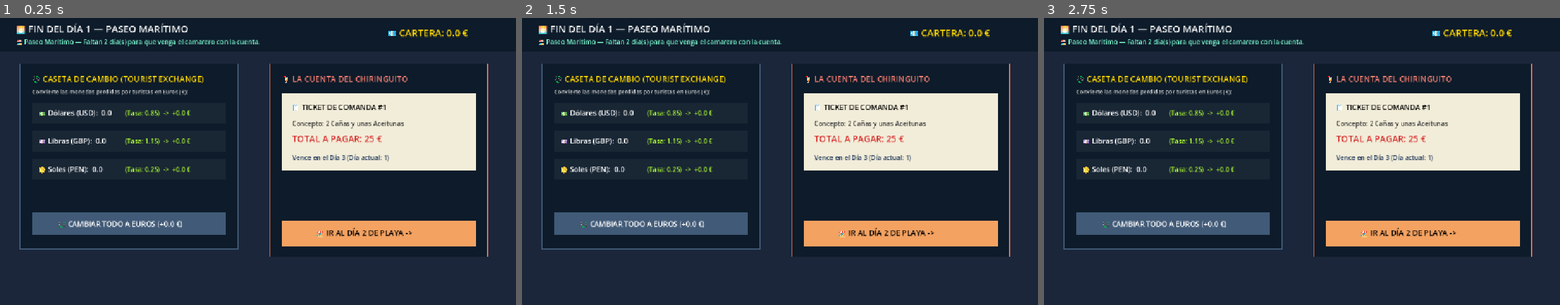
Above: before the commit, frames 1-3 (left to right).
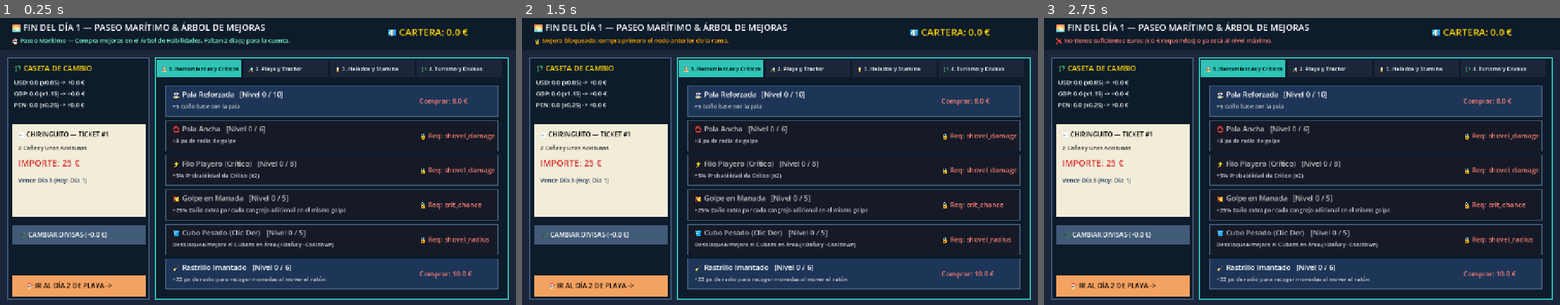
Above: after the commit, the same moments.

Repository: Suko-Dev20/chiringuito-must-be-paid
Game: Godot game, scene res://scenes/main/between_days.tscn
Same seed, same stepped clock (60 frames per second), same inputs: the game is played once before the commit and once after it. This scene is started directly instead of the project's main scene.
Inputs (mouse positions are in pixels of both pictures, inside the frame that each line leads up to):
- Up to frame 1 (0.25 s): no input
- Up to frame 2 (1.5 s): tap Enter at 0.5 s; move the mouse to (893, 147) at 0.52 s; click (893, 147) at 0.67 s; tap Space at 0.77, 1.25 s; move the mouse to (676, 175) at 1.27 s; click (676, 175) at 1.42 s
- Up to frame 3 (2.75 s): tap Space at 1.52 s; tap Enter at 2 s; move the mouse to (1353, 95) at 2.02 s; click (1353, 95) at 2.17 s

The runs differ from the first frame. In frame 1, 48% of the frame differs, in the area x 1-99%, y 1-99%; in frame 2, 48%; in frame 3, 48%.

Commit message:
feat(issue-2): add 4-branch interactive skill tree and critical/rocket synergies

Diff:
--- a/scripts/autoload/game_state.gd
+++ b/scripts/autoload/game_state.gd
@@ -54,6 +54,60 @@
 	"tourist_currencies": 0,
 	"exchange_rate_boost": 0
 }
+
+# Catálogo de mejoras del Árbol de Habilidades (4 Ramas + Subrama Críticos)
+var upgrade_catalog: Array[Dictionary] = [
+	# Rama 1: Herramientas y Críticos (branch = 0)
+	{"id": "shovel_damage", "branch": 0, "title": "🏖️ Pala Reforzada", "desc": "+5 Daño base con la pala", "base_cost": 8.0, "cost_mult": 1.5, "max_lvl": 10, "req": ""},
+	{"id": "shovel_radius", "branch": 0, "title": "⭕ Pala Ancha", "desc": "+8 px de radio de golpe", "base_cost": 12.0, "cost_mult": 1.6, "max_lvl": 6, "req": "shovel_damage"},
+	{"id": "crit_chance", "branch": 0, "title": "⚡ Filo Playero (Crítico)", "desc": "+5% Probabilidad de Crítico (x2)", "base_cost": 15.0, "cost_mult": 1.6, "max_lvl": 8, "req": "shovel_damage"},
+	{"id": "multi_hit_bonus", "branch": 0, "title": "💥 Golpe en Manada", "desc": "+25% Daño extra por cada cangrejo adicional en el mismo golpe", "base_cost": 22.0, "cost_mult": 1.7, "max_lvl": 5, "req": "crit_chance"},
+	{"id": "unlock_bucket", "branch": 0, "title": "🪣 Cubo Pesado (Clic Der)", "desc": "Desbloquea/mejora el Cubazo en área (+Daño y -Cooldown)", "base_cost": 18.0, "cost_mult": 1.7, "max_lvl": 5, "req": "shovel_radius"},
+	{"id": "rake_magnet", "branch": 0, "title": "🧹 Rastrillo Imantado", "desc": "+22 px de radio para recoger monedas al mover el ratón", "base_cost": 10.0, "cost_mult": 1.5, "max_lvl": 6, "req": ""},
+
+	# Rama 2: Playa y Tractor (branch = 1)
+	{"id": "crab_spawn_rate", "branch": 1, "title": "🦀 Cebo Playero", "desc": "Aparecen más cangrejos y más rápido en la orilla", "base_cost": 10.0, "cost_mult": 1.5, "max_lvl": 8, "req": ""},
+	{"id": "unlock_tractor", "branch": 1, "title": "🚜 Tractor Limpia-Playas", "desc": "Desbloquea el Tractor [ESPACIO] y aumenta su velocidad", "base_cost": 25.0, "cost_mult": 1.8, "max_lvl": 5, "req": "crab_spawn_rate"},
+	{"id": "tractor_cooldown", "branch": 1, "title": "⛽ Motor Turbo Tractor", "desc": "-1.8s al tiempo de recarga del Tractor", "base_cost": 30.0, "cost_mult": 1.7, "max_lvl": 5, "req": "unlock_tractor"},
+
+	# Rama 3: Kiosco de Helados y Resistencia (branch = 2)
+	{"id": "max_stamina", "branch": 2, "title": "⛱️ Sombrilla y Crema", "desc": "+25 Stamina máxima para aguantar más al sol", "base_cost": 10.0, "cost_mult": 1.45, "max_lvl": 10, "req": ""},
+	{"id": "ice_cream_foot", "branch": 2, "title": "🦶 Helado: Pie Helado", "desc": "+12% prob. por suerte de recuperar +6 Stamina al atrapar bicho", "base_cost": 16.0, "cost_mult": 1.65, "max_lvl": 5, "req": "max_stamina"},
+	{"id": "ice_cream_rocket", "branch": 2, "title": "🚀 Helado: Cohete Tricolor", "desc": "+10% prob. por suerte de que un golpe lance una onda expansiva", "base_cost": 24.0, "cost_mult": 1.75, "max_lvl": 5, "req": "ice_cream_foot"},
+
+	# Rama 4: Turismo y Divisas (branch = 3)
+	{"id": "tourist_currencies", "branch": 3, "title": "✈️ Playa Internacional", "desc": "Los cangrejos sueltan más monedas por captura y divisas valiosas", "base_cost": 14.0, "cost_mult": 1.6, "max_lvl": 6, "req": ""},
+	{"id": "exchange_rate_boost", "branch": 3, "title": "💱 Caseta Sin Comisiones", "desc": "+15% al valor en Euros (€) al cambiar USD, GBP y PEN", "base_cost": 20.0, "cost_mult": 1.65, "max_lvl": 6, "req": "tourist_currencies"}
+]
+
+func get_upgrade_cost(id: String) -> float:
+	for item in upgrade_catalog:
+		if item["id"] == id:
+			var lvl: int = upgrades.get(id, 0)
+			return snappedf(item["base_cost"] * pow(item["cost_mult"], lvl), 0.5)
+	return 9999.0
+
+func is_upgrade_unlocked(id: String) -> bool:
+	for item in upgrade_catalog:
+		if item["id"] == id:
+			var req: String = item["req"]
+			return req == "" or upgrades.get(req, 0) > 0
+	return false
+
+func buy_upgrade(id: String) -> bool:
+	for item in upgrade_catalog:
+		if item["id"] == id:
+			var lvl: int = upgrades.get(id, 0)
+			if lvl >= item["max_lvl"] or not is_upgrade_unlocked(id):
+				return false
+			var cost: float = get_upgrade_cost(id)
+			if currencies["EUR"] < cost:
+				return false
+			currencies["EUR"] = snappedf(currencies["EUR"] - cost, 0.1)
+			upgrades[id] = lvl + 1
+			currencies_updated.emit()
+			return true
+	return false
 
 # --- Estadísticas Calculadas Dinámicamente ---
 
--- a/scripts/beach_round.gd
+++ b/scripts/beach_round.gd
@@ -74,17 +74,25 @@
 	if bucket_cooldown > 0.0:
 		_spawn_text(pos, "¡Cubo recargando!", Color.ORANGE)
 		return
-	bucket_cooldown = bucket_max_cooldown
-	var radius: float = GameState.get_shovel_radius() * 2.1
-	_perform_strike(pos, radius, GameState.get_shovel_damage() * 1.8, 9.0, "¡CUBAZO!")
+	bucket_cooldown = maxf(0.8, bucket_max_cooldown - (GameState.upgrades["unlock_bucket"] * 0.4))
+	var radius: float = GameState.get_shovel_radius() * (1.9 + GameState.upgrades["unlock_bucket"] * 0.15)
+	var dmg_mult: float = 1.6 + (GameState.upgrades["unlock_bucket"] * 0.35)
+	_perform_strike(pos, radius, GameState.get_shovel_damage() * dmg_mult, 9.0, "¡CUBAZO!")
 
 func _perform_strike(pos: Vector2, radius: float, base_dmg: float, stamina_cost: float, _label: String) -> void:
 	current_stamina = maxf(0.0, current_stamina - stamina_cost)
+
+	# Pasivo por Suerte: "Cohete Tricolor" (onda expansiva gratis con +60% de radio)
+	var actual_radius: float = radius
+	var rocket_proc: bool = randf() < (GameState.upgrades["ice_cream_rocket"] * 0.10)
+	if rocket_proc:
+		actual_radius *= 1.6
+		_spawn_text(pos + Vector2(0, -55), "🚀 ¡COHETE TRICOLOR! Onda Expansiva", Color.DEEP_PINK)
 
 	# Buscar cuántos cangrejos hay dentro del golpe (para la subrama de Multigolpe)
 	var hit_indices: Array[int] = []
 	for i in range(crabs.size()):
-		if crabs[i]["pos"].distance_to(pos) <= radius + crabs[i]["radius"]:
+		if crabs[i]["pos"].distance_to(pos) <= actual_radius + crabs[i]["radius"]:
 			hit_indices.append(i)
 
 	var multi_mult: float = GameState.get_multi_hit_multiplier(hit_indices.size())
@@ -112,15 +120,17 @@
 		_spawn_text(Vector2(640, 320), "¡AGOTADO POR EL SOL! Fin del Día", Color.ORANGE_RED)
 
 func _on_crab_caught(crab: Dictionary) -> void:
-	# Soltar monedas de turistas en la arena
-	var drops: int = randi_range(2, 4)
+	# Soltar monedas de turistas en la arena (mejorable con "Playa Internacional")
+	var extra_drops: int = GameState.upgrades["tourist_currencies"]
+	var drops: int = randi_range(2, 4) + int(extra_drops / 2.0)
+	var val_boost: float = 1.0 + (extra_drops * 0.25)
 	for i in range(drops):
 		var currency_options: Array[String] = ["EUR", "USD", "GBP", "PEN"]
 		var chosen_code: String = currency_options.pick_random()
 		coins.append({
 			"pos": crab["pos"] + Vector2(randf_range(-35, 35), randf_range(-25, 25)),
 			"code": chosen_code,
-			"value": randf_range(1.0, 3.0)
+			"value": randf_range(1.0, 3.0) * val_boost
 		})
 
 	# Pasivo de Helado por Suerte ("Pie Helado")
@@ -148,7 +158,7 @@
 		return
 	tractor_active = true
 	tractor_x = -120.0
-	tractor_cooldown = tractor_max_cooldown
+	tractor_cooldown = maxf(3.0, tractor_max_cooldown - (GameState.upgrades["tractor_cooldown"] * 1.8))
 	_spawn_text(Vector2(640, 260), "🚜 ¡TRACTOR LIMPIA-PLAYAS EN MARCHA!", Color.GOLD)
 
 func _update_tractor(delta: float) -> void:
--- a/scripts/between_days.gd
+++ b/scripts/between_days.gd
@@ -1,33 +1,57 @@
 extends Node2D
 ## Escena Entre Rondas ("El Paseo Marítimo"):
 ## 1. Caseta de Cambio de Divisas (USD, GBP, PEN -> EUR)
-## 2. El Ticket del Chiringuito (Cobro obligatorio cada 3 días o Fin de Veraneo)
-## 3. Botón para avanzar al siguiente Día de Playa
+## 2. Árbol de Habilidades Interactivo (4 Ramas + Subrama Críticos)
+## 3. El Ticket del Chiringuito (Cobro obligatorio cada 3 días o Fin de Veraneo)
 
 var bill_paid_today: bool = false
 var bankruptcy_state: bool = false
 var status_message: String = ""
 var status_color: Color = Color.GOLD
 
-# Áreas clicables (botones dibujados por código para mantener estilo limpio sin dependencias)
-var btn_exchange_rect := Rect2(80, 490, 480, 56)
-var btn_pay_bill_rect := Rect2(700, 420, 480, 56)
-var btn_next_day_rect := Rect2(700, 510, 480, 64)
+var selected_branch: int = 0
+var branch_titles: Array[String] = [
+	"🏖️ 1. Herramientas y Críticos",
+	"🚜 2. Playa y Tractor",
+	"🍦 3. Helados y Stamina",
+	"💱 4. Turismo y Divisas"
+]
+
+# Áreas clicables dinámicas
+var btn_exchange_rect := Rect2(30, 520, 330, 50)
+var btn_pay_bill_rect := Rect2(30, 585, 330, 50)
+var btn_next_day_rect := Rect2(30, 645, 330, 54)
+var tab_rects: Array[Rect2] = []
+var upgrade_card_rects: Array[Dictionary] = []
 
 func _ready() -> void:
 	bill_paid_today = not GameState.is_bill_due_today()
 	bankruptcy_state = false
+	for i in range(4):
+		tab_rects.append(Rect2(390 + i * 215, 110, 208, 44))
 	if GameState.is_bill_due_today():
-		status_message = "⚠️ ¡HOY VENCE EL TICKET DEL CHIRINGUITO! Cambia tus divisas y paga la cuenta."
+		status_message = "⚠️ ¡HOY VENCE EL TICKET DEL CHIRINGUITO! Cambia divisas y paga la cuenta antes de ir al siguiente día."
 		status_color = Color.ORANGE_RED
 	else:
 		var days_left: int = GameState.days_per_bill - (GameState.current_day % GameState.days_per_bill)
-		status_message = "🏖️ Paseo Marítimo — Faltan %d día(s) para que venga el camarero con la cuenta." % days_left
+		status_message = "🏖️ Paseo Marítimo — Compra mejoras en el Árbol de Habilidades. Faltan %d día(s) para la cuenta." % days_left
 		status_color = Color.AQUAMARINE
 
 func _unhandled_input(event: InputEvent) -> void:
 	if event is InputEventMouseButton and event.pressed and event.button_index == MOUSE_BUTTON_LEFT:
 		var mpos: Vector2 = event.position
+		# 1. Pestañas de las 4 ramas del árbol
+		for i in range(tab_rects.size()):
+			if tab_rects[i].has_point(mpos):
+				selected_branch = i
+				queue_redraw()
+				return
+		# 2. Nodos de mejora de la rama activa
+		for card in upgrade_card_rects:
+			if card["rect"].has_point(mpos):
+				_on_upgrade_clicked(card["id"])
+				return
+		# 3. Botones de Caseta de Cambio y Chiringuito
 		if btn_exchange_rect.has_point(mpos):
 			_on_exchange_pressed()
 		elif btn_pay_bill_rect.has_point(mpos) and GameState.is_bill_due_today() and not bill_paid_today:
@@ -35,6 +59,21 @@
 		elif btn_next_day_rect.has_point(mpos):
 			_on_next_action_pressed()
 
+func _on_upgrade_clicked(id: String) -> void:
+	if not GameState.is_upgrade_unlocked(id):
+		status_message = "🔒 Mejora bloqueada: compra primero el nodo anterior de la rama."
+		status_color = Color.ORANGE
+		queue_redraw()
+		return
+	var cost: float = GameState.get_upgrade_cost(id)
+	if GameState.buy_upgrade(id):
+		status_message = "✨ ¡Mejora comprada por %.1f €! Tus estadísticas han subido." % cost
+		status_color = Color.LIME_GREEN
+	else:
+		status_message = "❌ No tienes suficientes Euros (%.1f € requeridos) o ya está al nivel máximo." % cost
+		status_color = Color.SALMON
+	queue_redraw()
+
 func _on_exchange_pressed() -> void:
 	var pending: float = GameState.get_pending_foreign_eur_value()
 	if pending <= 0.0:
@@ -47,10 +86,9 @@
 	queue_redraw()
 
 func _on_pay_bill_pressed() -> void:
-	# Si aún tiene divisas sin cambiar y no le llega en EUR, avisar
 	var bill: Dictionary = GameState.get_current_bill()
 	if GameState.currencies["EUR"] < bill["amount"] and GameState.get_pending_foreign_eur_value() > 0.0:
-		status_message = "💡 ¡Cambia primero tus divisas extranjeras a Euros en el panel izquierdo!"
+		status_message = "💡 ¡Cambia primero tus divisas extranjeras a Euros en la Caseta!"
 		status_color = Color.GOLD
 		queue_redraw()
 		return
@@ -72,7 +110,7 @@
 		return
 
 	if not bill_paid_today:
-		status_message = "⚠️ ¡No puedes irte a dormir sin pagar el Ticket del Chiringuito de hoy!"
+		status_message = "⚠️ ¡No puedes ir al siguiente día sin pagar el Ticket del Chiringuito de hoy!"
 		status_color = Color.ORANGE_RED
 		queue_redraw()
 		return
@@ -82,67 +120,95 @@
 
 func _draw() -> void:
 	var font: Font = ThemeDB.fallback_font
-	# Fondo nocturno/atardecer del Paseo Marítimo
+	upgrade_card_rects.clear()
+
+	# Fondo general del Paseo Marítimo
 	draw_rect(Rect2(0, 0, 1280, 720), Color("#1b263b"))
-	draw_rect(Rect2(0, 0, 1280, 90), Color("#0d1b2a"))
+	draw_rect(Rect2(0, 0, 1280, 88), Color("#0d1b2a"))
 
 	# Cabecera
-	draw_string(font, Vector2(40, 42), "🌅 FIN DEL DÍA %d — PASEO MARÍTIMO" % GameState.current_day, HORIZONTAL_ALIGNMENT_LEFT, -1, 24, Color.WHITE)
-	draw_string(font, Vector2(40, 72), status_message, HORIZONTAL_ALIGNMENT_LEFT, -1, 16, status_color)
-	draw_string(font, Vector2(960, 52), "💶 CARTERA: %.1f €" % GameState.currencies["EUR"], HORIZONTAL_ALIGNMENT_LEFT, -1, 24, Color.GOLD)
-
-	# --- PANEL IZQUIERDO: CASETA DE CAMBIO ---
-	draw_rect(Rect2(50, 120, 540, 460), Color("#0d1b2a"))
-	draw_rect(Rect2(50, 120, 540, 460), Color("#415a77"), false, 2.0)
-	draw_string(font, Vector2(80, 165), "💱 CASETA DE CAMBIO (TOURIST EXCHANGE)", HORIZONTAL_ALIGNMENT_LEFT, -1, 20, Color.GOLD)
-	draw_string(font, Vector2(80, 195), "Convierte las monedas perdidas por turistas en Euros (€):", HORIZONTAL_ALIGNMENT_LEFT, -1, 14, Color.LIGHT_GRAY)
-
-	var y_offset: float = 245.0
-	var rows: Array[Dictionary] = [
-		{"code": "USD", "label": "💵 Dólares (USD)"},
-		{"code": "GBP", "label": "💷 Libras (GBP)"},
-		{"code": "PEN", "label": "🪙 Soles (PEN)"}
-	]
-	for r in rows:
-		var code: String = r["code"]
-		var amount: float = GameState.currencies.get(code, 0.0)
+	draw_string(font, Vector2(30, 38), "🌅 FIN DEL DÍA %d — PASEO MARÍTIMO & ÁRBOL DE MEJORAS" % GameState.current_day, HORIZONTAL_ALIGNMENT_LEFT, -1, 22, Color.WHITE)
+	draw_string(font, Vector2(30, 68), status_message, HORIZONTAL_ALIGNMENT_LEFT, -1, 15, status_color)
+	draw_string(font, Vector2(960, 50), "💶 CARTERA: %.1f €" % GameState.currencies["EUR"], HORIZONTAL_ALIGNMENT_LEFT, -1, 24, Color.GOLD)
+
+	# --- COLUMNA IZQUIERDA: CASETA DE CAMBIO + CHIRINGUITO ---
+	draw_rect(Rect2(20, 105, 350, 600), Color("#0d1b2a"))
+	draw_rect(Rect2(20, 105, 350, 600), Color("#415a77"), false, 2.0)
+
+	draw_string(font, Vector2(35, 138), "💱 CASETA DE CAMBIO", HORIZONTAL_ALIGNMENT_LEFT, -1, 18, Color.GOLD)
+	var y_ex: float = 172.0
+	for code in ["USD", "GBP", "PEN"]:
+		var amt: float = GameState.currencies.get(code, 0.0)
 		var rate: float = GameState.get_effective_exchange_rate(code)
-		var eur_val: float = amount * rate
-		draw_rect(Rect2(80, y_offset - 28, 480, 52), Color(1, 1, 1, 0.05))
-		draw_string(font, Vector2(95, y_offset + 4), "%s:  %.1f" % [r["label"], amount], HORIZONTAL_ALIGNMENT_LEFT, -1, 18, Color.WHITE)
-		draw_string(font, Vector2(310, y_offset + 4), "(Tasa: %.2f)  ->  +%.1f €" % [rate, eur_val], HORIZONTAL_ALIGNMENT_LEFT, -1, 16, Color.GREEN_YELLOW)
-		y_offset += 70.0
-
-	# Botón Cambiar Todo
+		draw_string(font, Vector2(35, y_ex), "%s: %.1f (x%.2f) -> +%.1f €" % [code, amt, rate, amt * rate], HORIZONTAL_ALIGNMENT_LEFT, -1, 15, Color.WHITE)
+		y_ex += 28.0
+
+	# Ticket del Chiringuito compacto a la izquierda
+	var bill: Dictionary = GameState.get_current_bill()
+	draw_rect(Rect2(30, 270, 330, 230), Color(0.95, 0.93, 0.85))
+	draw_string(font, Vector2(45, 302), "🧾 CHIRINGUITO — TICKET #%d" % (GameState.current_bill_index + 1), HORIZONTAL_ALIGNMENT_LEFT, -1, 16, Color.BLACK)
+	draw_string(font, Vector2(45, 335), bill["title"], HORIZONTAL_ALIGNMENT_LEFT, -1, 14, Color("#333333"))
+	draw_string(font, Vector2(45, 375), "IMPORTE: %.0f €" % bill["amount"], HORIZONTAL_ALIGNMENT_LEFT, -1, 22, Color("#d62828"))
+	var due_str: String = "¡VENCE HOY MISMO!" if GameState.is_bill_due_today() else "Vence Día %d (Hoy: Día %d)" % [((GameState.current_bill_index + 1) * GameState.days_per_bill), GameState.current_day]
+	draw_string(font, Vector2(45, 415), due_str, HORIZONTAL_ALIGNMENT_LEFT, -1, 15, Color("#d62828") if GameState.is_bill_due_today() else Color("#1d3557"))
+
+	# Botones Izquierda
 	var pending_eur: float = GameState.get_pending_foreign_eur_value()
-	var ex_col: Color = Color("#2a9d8f") if pending_eur > 0.0 else Color("#415a77")
-	draw_rect(btn_exchange_rect, ex_col)
-	draw_string(font, btn_exchange_rect.position + Vector2(65, 35), "💱 CAMBIAR TODO A EUROS (+%.1f €)" % pending_eur, HORIZONTAL_ALIGNMENT_LEFT, -1, 18, Color.WHITE)
-
-	# --- PANEL DERECHO: EL CHIRINGUITO ---
-	draw_rect(Rect2(670, 120, 540, 480), Color("#0d1b2a"))
-	draw_rect(Rect2(670, 120, 540, 480), Color("#e76f51"), false, 2.0)
-	draw_string(font, Vector2(700, 165), "🍹 LA CUENTA DEL CHIRINGUITO", HORIZONTAL_ALIGNMENT_LEFT, -1, 20, Color.SALMON)
-
-	var bill: Dictionary = GameState.get_current_bill()
-	draw_rect(Rect2(700, 195, 480, 190), Color(0.95, 0.93, 0.85))
-	draw_string(font, Vector2(725, 235), "🧾 TICKET DE COMANDA #%d" % (GameState.current_bill_index + 1), HORIZONTAL_ALIGNMENT_LEFT, -1, 18, Color.BLACK)
-	draw_string(font, Vector2(725, 275), "Concepto: %s" % bill["title"], HORIZONTAL_ALIGNMENT_LEFT, -1, 16, Color("#333333"))
-	draw_string(font, Vector2(725, 315), "TOTAL A PAGAR: %.0f €" % bill["amount"], HORIZONTAL_ALIGNMENT_LEFT, -1, 22, Color("#d62828"))
-
-	var due_text: String = "¡VENCE HOY MISMO!" if GameState.is_bill_due_today() else "Vence en el Día %d (Día actual: %d)" % [((GameState.current_bill_index + 1) * GameState.days_per_bill), GameState.current_day]
-	draw_string(font, Vector2(725, 360), due_text, HORIZONTAL_ALIGNMENT_LEFT, -1, 16, Color("#d62828") if GameState.is_bill_due_today() else Color("#1d3557"))
-
-	# Botón de Pagar Factura (solo activo cuando toca pagar)
+	draw_rect(btn_exchange_rect, Color("#2a9d8f") if pending_eur > 0.0 else Color("#415a77"))
+	draw_string(font, btn_exchange_rect.position + Vector2(20, 31), "💱 CAMBIAR DIVISAS (+%.1f €)" % pending_eur, HORIZONTAL_ALIGNMENT_LEFT, -1, 16, Color.WHITE)
+
 	if GameState.is_bill_due_today() and not bill_paid_today:
 		var can_afford: bool = GameState.currencies["EUR"] >= bill["amount"]
-		var pay_btn_col: Color = Color("#e63946") if not can_afford else Color("#2b9348")
-		draw_rect(btn_pay_bill_rect, pay_btn_col)
-		var pay_label: String = "🧾 PAGAR CUENTA (%.0f €)" % bill["amount"] if can_afford else "❌ NO ALCANZA (Declarar Fin de Veraneo)"
-		draw_string(font, btn_pay_bill_rect.position + Vector2(55, 35), pay_label, HORIZONTAL_ALIGNMENT_LEFT, -1, 18, Color.WHITE)
-
-	# Botón Siguiente Día / Reiniciar Run
+		draw_rect(btn_pay_bill_rect, Color("#2b9348") if can_afford else Color("#e63946"))
+		var pay_txt: String = "🧾 PAGAR CUENTA (%.0f €)" % bill["amount"] if can_afford else "❌ NO ALCANZA (Fin de Run)"
+		draw_string(font, btn_pay_bill_rect.position + Vector2(25, 31), pay_txt, HORIZONTAL_ALIGNMENT_LEFT, -1, 16, Color.WHITE)
+
 	var next_col: Color = Color("#e76f51") if bankruptcy_state else (Color("#f4a261") if bill_paid_today else Color("#415a77"))
 	draw_rect(btn_next_day_rect, next_col)
-	var next_label: String = "🔄 EMPEZAR NUEVO VERANEO (Día 1)" if bankruptcy_state else "🏖️ IR AL DÍA %d DE PLAYA ->" % (GameState.current_day + 1)
-	draw_string(font, btn_next_day_rect.position + Vector2(85, 38), next_label, HORIZONTAL_ALIGNMENT_LEFT, -1, 19, Color.BLACK if bill_paid_today else Color.WHITE)
+	var next_txt: String = "🔄 NUEVO VERANEO (Día 1)" if bankruptcy_state else "🏖️ IR AL DÍA %d DE PLAYA ->" % (GameState.current_day + 1)
+	draw_string(font, btn_next_day_rect.position + Vector2(35, 33), next_txt, HORIZONTAL_ALIGNMENT_LEFT, -1, 17, Color.BLACK if bill_paid_today else Color.WHITE)
+
+	# --- PANEL DERECHO: ÁRBOL DE HABILIDADES (4 RAMAS) ---
+	draw_rect(Rect2(385, 105, 875, 600), Color("#0d1b2a"))
+	draw_rect(Rect2(385, 105, 875, 600), Color("#2ec4b6"), false, 2.0)
+
+	# Pestañas de las 4 ramas
+	for i in range(4):
+		var trect: Rect2 = tab_rects[i]
+		var is_sel: bool = (i == selected_branch)
+		draw_rect(trect, Color("#2ec4b6") if is_sel else Color("#1b263b"))
+		draw_string(font, trect.position + Vector2(10, 28), branch_titles[i], HORIZONTAL_ALIGNMENT_LEFT, -1, 14, Color.BLACK if is_sel else Color.WHITE)
+
+	# Nodos de la rama seleccionada
+	var card_y: float = 175.0
+	for item in GameState.upgrade_catalog:
+		if item["branch"] != selected_branch:
+			continue
+		var id: String = item["id"]
+		var lvl: int = GameState.upgrades.get(id, 0)
+		var max_lvl: int = item["max_lvl"]
+		var unlocked: bool = GameState.is_upgrade_unlocked(id)
+		var cost: float = GameState.get_upgrade_cost(id)
+		var can_buy: bool = unlocked and lvl < max_lvl and GameState.currencies["EUR"] >= cost
+
+		var crect := Rect2(410, card_y, 825, 76)
+		upgrade_card_rects.append({"id": id, "rect": crect})
+
+		var bg_col: Color = Color("#1d3557") if unlocked else Color(0.1, 0.1, 0.15, 0.7)
+		if lvl >= max_lvl:
+			bg_col = Color("#2b9348")
+		elif can_buy:
+			bg_col = Color("#264653")
+
+		draw_rect(crect, bg_col)
+		draw_rect(crect, Color.GOLD if can_buy else Color("#415a77"), false, 2.0)
+
+		var title_str: String = "%s   [Nivel %d / %d]" % [item["title"], lvl, max_lvl]
+		draw_string(font, crect.position + Vector2(18, 28), title_str, HORIZONTAL_ALIGNMENT_LEFT, -1, 18, Color.WHITE if unlocked else Color.GRAY)
+		draw_string(font, crect.position + Vector2(18, 56), item["desc"], HORIZONTAL_ALIGNMENT_LEFT, -1, 14, Color.LIGHT_GRAY)
+
+		var price_str: String = "✅ MÁXIMO" if lvl >= max_lvl else ("🔒 Req: %s" % item["req"] if not unlocked else "Comprar: %.1f €" % cost)
+		var price_col: Color = Color.LIME_GREEN if lvl >= max_lvl else (Color.GOLD if can_buy else Color.SALMON)
+		draw_string(font, crect.position + Vector2(630, 44), price_str, HORIZONTAL_ALIGNMENT_LEFT, -1, 17, price_col)
+
+		card_y += 86.0
Not shown: 1 places in scenes/main/between_days.tscn that only renumber resources
Not shown, added: scripts/between_days.gd.uid
